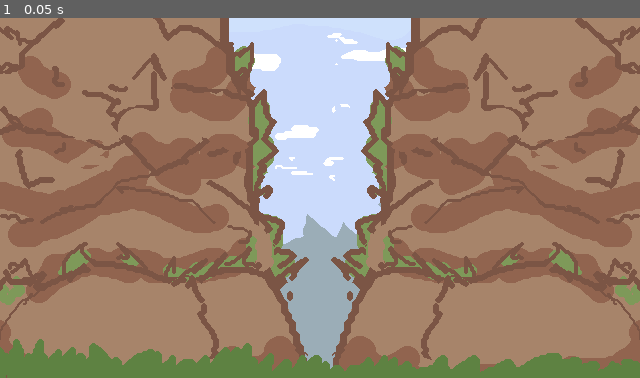
Above: before the commit, frame 1.
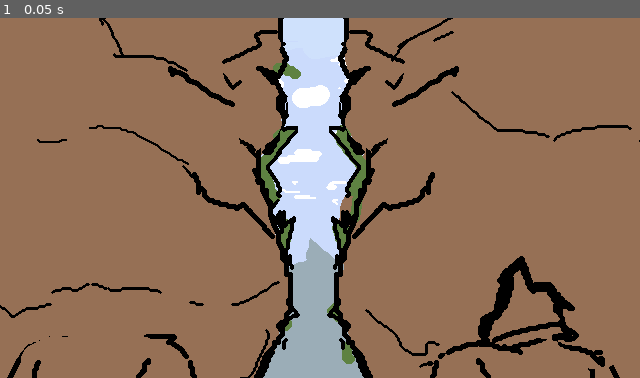
Above: after the commit, the same moment.

Repository: DeVelox/Niro
Game: Godot game, scene res://prefabs/level.tscn
The game is run twice, just before and just after one commit, with the same random seed, the same clock (stepped at 60 frames per second) and the same inputs. This scene is started directly instead of the project's main scene.
Inputs:
- Up to frame 1 (0.05 s): no input

The runs differ from the first frame. In frame 1, 33% of the frame differs, in the area x 0-100%, y 0-100%.

Commit message:
add legs and tutorial level

Diff:
--- /dev/null
+++ b/levels/tutorial/level.tscn
@@ -0,0 +1,15 @@
+[gd_scene load_steps=3 format=3 uid="uid://06klc34tuvpk"]
+
+[ext_resource type="Script" path="res://prefabs/level.gd" id="1_aaiao"]
+[ext_resource type="Texture2D" uid="uid://d2unvips8vk5y" path="res://assets/tutorialPlaceholder1.png" id="4_tylv4"]
+
+[node name="Level" type="Node2D"]
+script = ExtResource("1_aaiao")
+
+[node name="Legs" type="TextureRect" parent="."]
+z_index = -1
+offset_left = -16.0
+offset_top = -16.0
+offset_right = 656.0
+offset_bottom = 376.0
+texture = ExtResource("4_tylv4")
--- a/prefabs/level.tscn
+++ b/prefabs/level.tscn
@@ -1,8 +1,9 @@
-[gd_scene load_steps=4 format=3 uid="uid://d3xvit2xb3p43"]
+[gd_scene load_steps=5 format=3 uid="uid://d3xvit2xb3p43"]
 
 [ext_resource type="Script" path="res://prefabs/level.gd" id="1_qtkw1"]
 [ext_resource type="Texture2D" uid="uid://c43ygn1u7sueg" path="res://assets/stoneGiantPlaceholder1.png" id="2_cp41m"]
 [ext_resource type="Texture2D" uid="uid://by88pqvsnr0kq" path="res://assets/tutorialPlaceholder.png" id="3_o2fs5"]
+[ext_resource type="Texture2D" uid="uid://d2unvips8vk5y" path="res://assets/tutorialPlaceholder1.png" id="4_e1w1q"]
 
 [node name="Level" type="Node2D"]
 script = ExtResource("1_qtkw1")
@@ -13,10 +14,18 @@
 offset_bottom = 40.0
 texture = ExtResource("2_cp41m")
 
+[node name="Feet" type="TextureRect" parent="."]
+z_index = -1
+offset_left = -16.0
+offset_top = -16.0
+offset_right = 656.0
+offset_bottom = 376.0
+texture = ExtResource("3_o2fs5")
+
 [node name="Legs" type="TextureRect" parent="."]
 z_index = -1
 offset_left = -16.0
 offset_top = -16.0
 offset_right = 656.0
 offset_bottom = 376.0
-texture = ExtResource("3_o2fs5")
+texture = ExtResource("4_e1w1q")
Binary file added: assets/tutorialPlaceholder1.png
Not shown, added: assets/tutorialPlaceholder1.png.import
